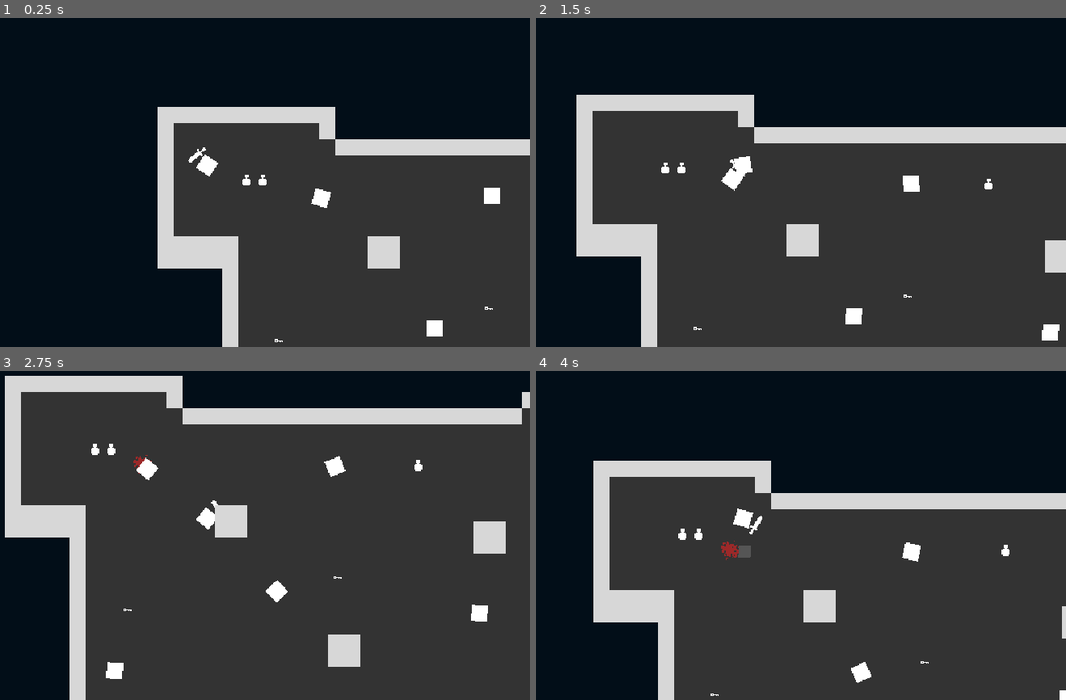
Above: before the commit, frames 1-4 (two rows, left to right).
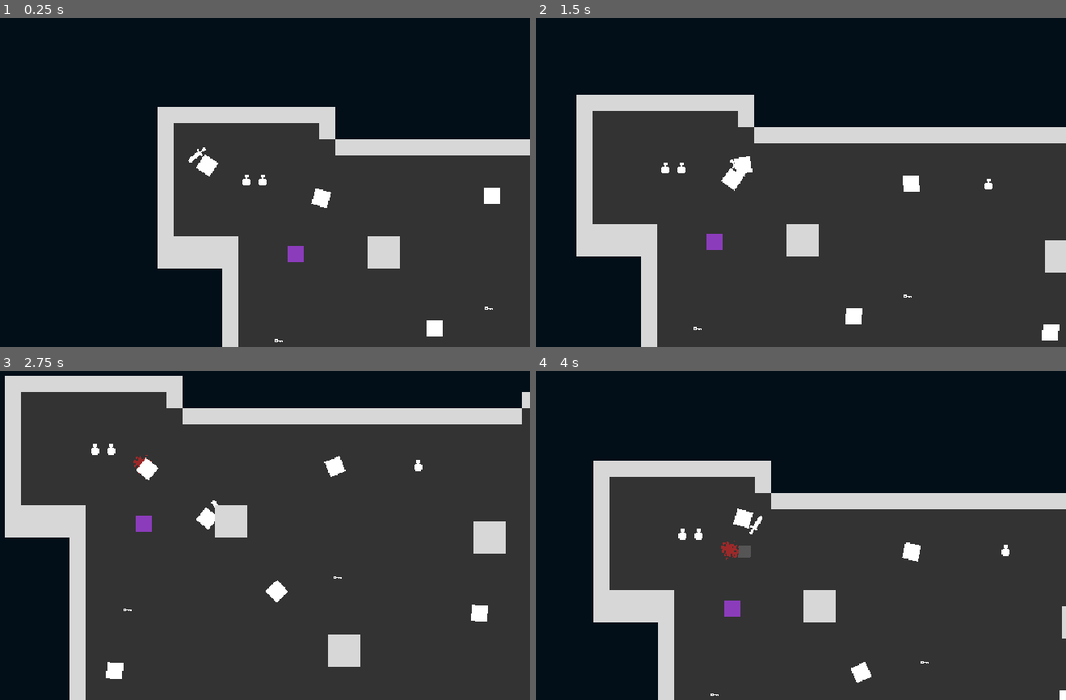
Above: after the commit, the same moments.

Repository: zMenta/Cubesh
Game: Godot game, scene res://main/main.tscn
The game is run twice, just before and just after one commit, with the same random seed, the same clock (stepped at 60 frames per second) and the same inputs.
Inputs (mouse positions are in pixels of both pictures, inside the frame that each line leads up to):
- Up to frame 1 (0.25 s): no input
- Up to frame 2 (1.5 s): tap Enter at 0.5 s; move the mouse to (885, 146) at 0.52 s; hold D (right) 0.53-1.28 s; tap E (interact) at 0.6 s; move the mouse to (615, 182) at 1.27 s; hold S (down) from 1.28 s (still down); click (615, 182) at 1.35 s
- Up to frame 3 (2.75 s): tap E (interact) at 1.55, 2.3 s; move the mouse to (270, 436) at 2.02 s; release S (down) at 2.03 s; hold D (right) from 2.03 s (still down); tap Space (dodge) at 2.1 s
- Up to frame 4 (4 s): move the mouse to (710, 591) at 2.77 s; release D (right) at 2.78 s; hold W (up) 2.78-3.53 s; tap E (interact) at 2.85, 3.6 s; move the mouse to (938, 571) at 3.52 s; hold A (left) from 3.53 s (still down)

The runs differ from the first frame. In frame 1, 0.1% of the frame differs, in the area x 54-58%, y 69-75%; in frame 2, 0.1%; in frame 3, 0.1%; in frame 4, 0.1%.

Commit message:
generic interactable area2D class

Diff:
--- a/main/main.tscn
+++ b/main/main.tscn
@@ -1,10 +1,11 @@
-[gd_scene load_steps=6 format=3 uid="uid://pupvaq8lygih"]
+[gd_scene load_steps=7 format=3 uid="uid://pupvaq8lygih"]
 
 [ext_resource type="Script" path="res://main/main.gd" id="1_df2tq"]
 [ext_resource type="PackedScene" uid="uid://c7easjs18gum6" path="res://player/player.tscn" id="1_khuke"]
 [ext_resource type="PackedScene" uid="uid://crp5l2fn0pioe" path="res://maps/TestInheritedmap.tscn" id="2_r367f"]
 [ext_resource type="PackedScene" uid="uid://doa2egg8a8oi3" path="res://enemies/slime.tscn" id="3_ejj0t"]
 [ext_resource type="PackedScene" uid="uid://q3clhfv747at" path="res://ui/tooltip/tooltip.tscn" id="5_p63od"]
+[ext_resource type="PackedScene" uid="uid://2v8odbjiw3vl" path="res://maps/props/map_exit/map_exit.tscn" id="5_pauny"]
 
 [node name="Main" type="Node"]
 script = ExtResource("1_df2tq")
@@ -51,6 +52,9 @@
 update_rotation = false
 update_scale = false
 
+[node name="Sprite2D" parent="Map" instance=ExtResource("5_pauny")]
+position = Vector2(217, 162)
+
 [node name="ui" type="Node2D" parent="."]
 position = Vector2(129, 74)
 
--- a/maps/props/interactable_area.gd
+++ b/maps/props/interactable_area.gd
@@ -6,8 +6,14 @@
 @export var tooltip_text : String = "tooltip"
 var can_interact := false
 
+
+func _ready() -> void:
+	body_entered.connect(_on_body_entered)
+	body_exited.connect(_on_body_exited)
+
+
 func _on_body_entered(_body:Node2D) -> void:
-	Gamestate.update_tooltip.emit("exit level")
+	Gamestate.update_tooltip.emit(tooltip_text)
 	can_interact = true
 
 
--- a/maps/props/map_exit.tscn
+++ /dev/null
@@ -1,24 +0,0 @@
-[gd_scene load_steps=4 format=3 uid="uid://2v8odbjiw3vl"]
-
-[ext_resource type="Texture2D" uid="uid://djmif1cdtrbmq" path="res://common/assets.png" id="1_3n6o3"]
-[ext_resource type="Script" path="res://maps/props/interactable_area.gd" id="1_ih760"]
-
-[sub_resource type="RectangleShape2D" id="RectangleShape2D_cg13s"]
-size = Vector2(16, 16)
-
-[node name="MapExit" type="Area2D"]
-collision_layer = 16
-script = ExtResource("1_ih760")
-
-[node name="CollisionShape2D" type="CollisionShape2D" parent="."]
-shape = SubResource("RectangleShape2D_cg13s")
-
-[node name="Sprite2D" type="Sprite2D" parent="."]
-modulate = Color(0.545098, 0.235294, 0.733333, 1)
-texture_filter = 1
-texture = ExtResource("1_3n6o3")
-region_enabled = true
-region_rect = Rect2(0, 0, 16, 16)
-
-[connection signal="body_entered" from="." to="." method="_on_body_entered"]
-[connection signal="body_exited" from="." to="." method="_on_body_exited"]
--- /dev/null
+++ b/maps/props/map_exit/map_exit.gd
@@ -0,0 +1,4 @@
+extends Sprite2D
+
+func _on_interactable_area_interacted() -> void:
+	print("player interacted")
--- /dev/null
+++ b/maps/props/map_exit/map_exit.tscn
@@ -0,0 +1,25 @@
+[gd_scene load_steps=5 format=3 uid="uid://2v8odbjiw3vl"]
+
+[ext_resource type="Texture2D" uid="uid://djmif1cdtrbmq" path="res://common/assets.png" id="1_kphh7"]
+[ext_resource type="Script" path="res://maps/props/map_exit/map_exit.gd" id="2_0jcx7"]
+[ext_resource type="Script" path="res://maps/props/interactable_area.gd" id="2_f50g1"]
+
+[sub_resource type="RectangleShape2D" id="RectangleShape2D_5gb53"]
+size = Vector2(16, 16)
+
+[node name="Sprite2D" type="Sprite2D"]
+modulate = Color(0.545098, 0.235294, 0.733333, 1)
+texture_filter = 1
+texture = ExtResource("1_kphh7")
+region_enabled = true
+region_rect = Rect2(0, 0, 16, 16)
+script = ExtResource("2_0jcx7")
+
+[node name="InteractableArea" type="Area2D" parent="."]
+script = ExtResource("2_f50g1")
+tooltip_text = "enter the portal"
+
+[node name="CollisionShape2D" type="CollisionShape2D" parent="InteractableArea"]
+shape = SubResource("RectangleShape2D_5gb53")
+
+[connection signal="interacted" from="InteractableArea" to="." method="_on_interactable_area_interacted"]
